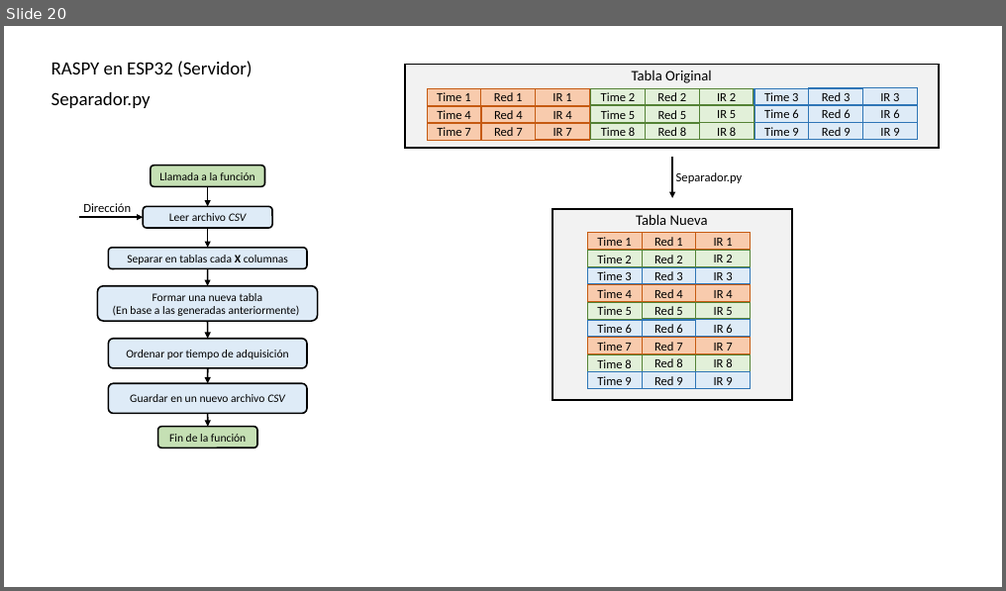
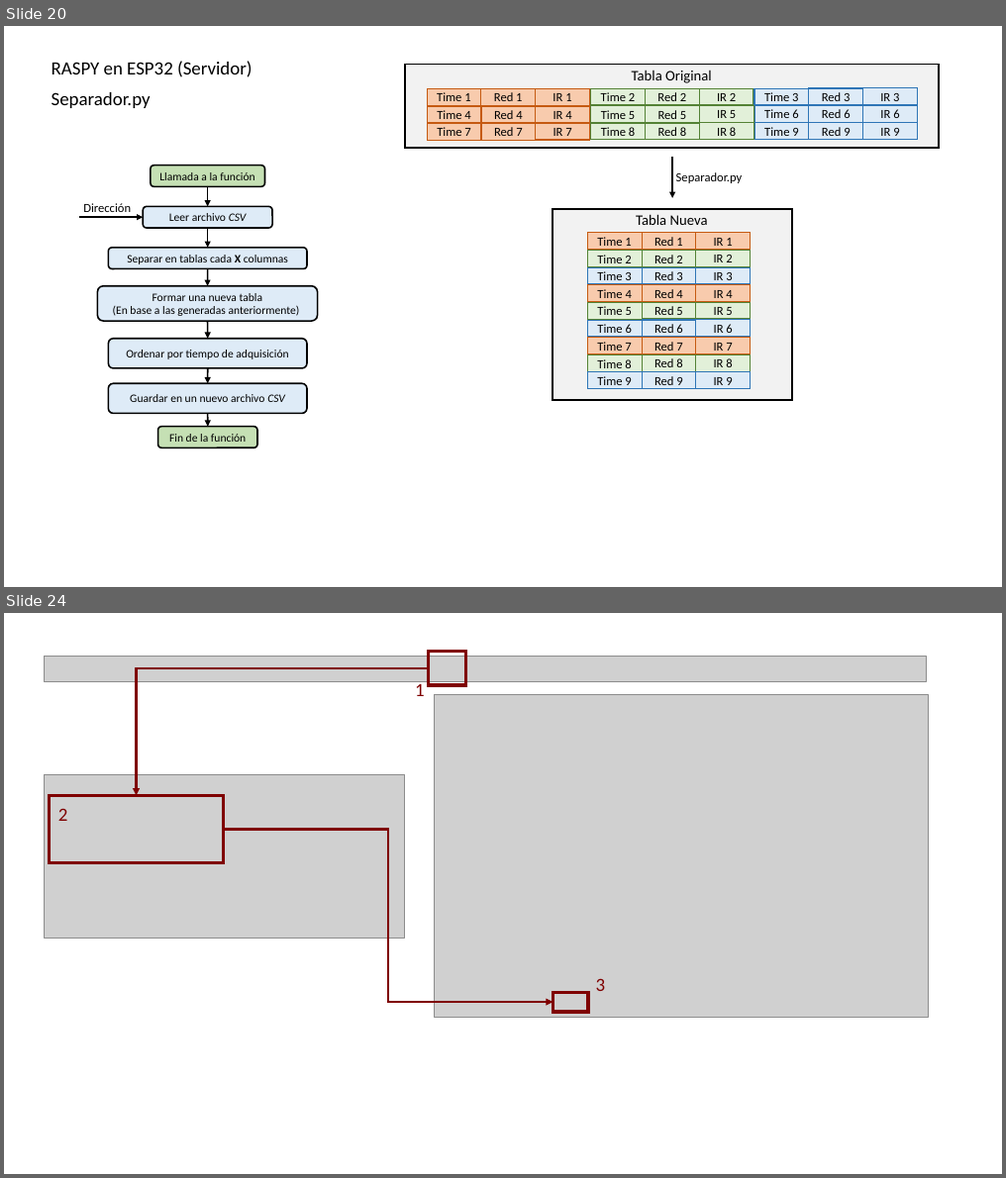
Before and after one commit to GICI-UPV-EHU/Biosignals-HW, a slide deck: Words y Excel/Imagenes.pptx. Shown one above the other, each under a label of ours: slide 20 before the commit, slides 20 and 24 after it; the slides between them are not shown. The pictures are 1006x591 and 1006x1178 pixels, drawn with LibreOffice and Linux fonts; fonts in the diff are those of the drawing; grey boxes stand for pictures. Boxes give left, top, right and bottom in pixels: in the first picture for what was removed or moved away, otherwise in the second. Text is boxed around its words. In the diff, an @@ line names an element or a change of style, - is before the commit and + after.

```diff
--- a/Words y Excel/Imagenes.pptx
+++ b/Words y Excel/Imagenes.pptx
@@ slide 24 added at (4, 613, 1002, 1174), background #FFFFFF @@
@@ group added at (45, 652, 929, 1017): 3 pictures, 3 rectangles, 3 texts, 2 elbow arrows @@
+1
+2
+3
```
Also in this commit, not shown: 3 other slides added.
